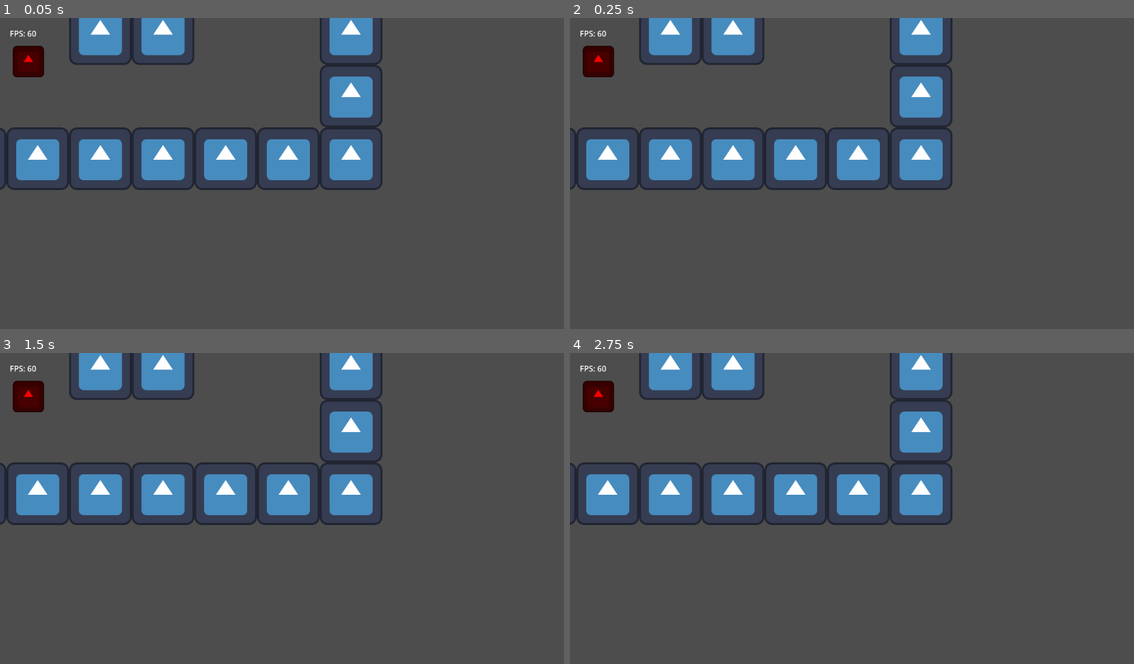
Above: before the commit, frames 1-4 (two rows, left to right).
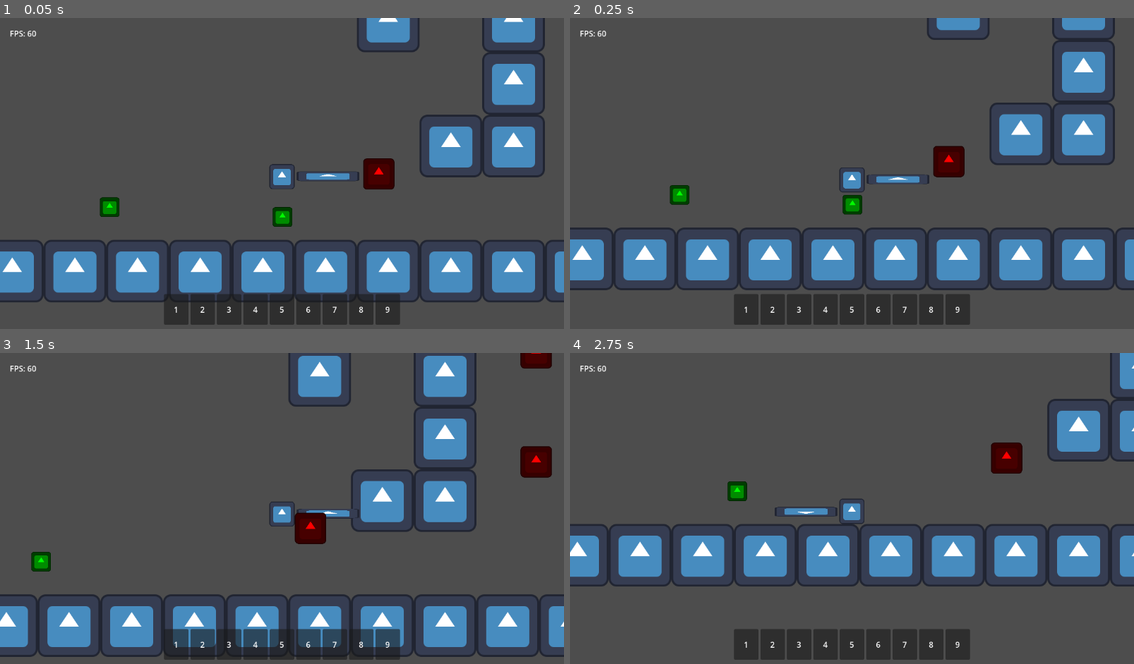
Above: after the commit, the same moments.

Repository: TheHumanMRP/RPG-Life-Tracker
Game: Godot game, scene res://Folders/Systems/Main/Scenes/main_scene.tscn
Two runs of this game, one before a commit and one after it. Both use one fixed random seed, a clock stepped at 60 frames per second and the inputs below. The engine's default icon, where the game draws it, is replaced by a stand-in: a white triangle on a blue panel in a dark square.
Inputs (mouse positions are in pixels of both pictures, inside the frame that each line leads up to):
- Up to frame 1 (0.05 s): no input
- Up to frame 2 (0.25 s): no input
- Up to frame 3 (1.5 s): move the mouse to (406, 496) at 0.52 s; hold D (move_right) 0.53-1.25 s; tap T (add_test_sword) at 0.6 s; click (406, 496) at 0.67 s; tap Space (jump) at 0.77 s; drag from (169, 527) to (253, 573) at 1.27 s
- Up to frame 4 (2.75 s): move the mouse to (908, 443) at 2.02 s; hold A (move_left) from 2.03 s (still down); tap T (add_test_sword) at 2.1 s; click (908, 443) at 2.17 s

The runs differ from the first frame. In frame 1, 34% of the frame differs, in the area x 0-100%, y 0-99%; in frame 2, 34%; in frame 3, 33%; in frame 4, 31%.
Error before the commit: Parse Error: Cannot find member "Mouse_mo" in base "Input". (res://Folders/Systems/Globals/global.gd:45)
Error after the commit: Invalid access to property or key 'inventory_component' on a base object of type 'Resource (SaveData)'. (res://Folders/Systems/Globals/global.gd:42)

Commit message:
Auto commit at 2026-08-09 16:36:20

Diff:
--- a/Folders/Systems/Globals/global.gd
+++ b/Folders/Systems/Globals/global.gd
@@ -42,7 +42,7 @@
 		save_data.inventory_component.add_test_sword()
 
 	if current_game_state == GAME_STATES.Playing:
-		Input.mouse_mode = Input.Mouse_mo
+		Input.mouse_mode = Input.MOUSE_MODE_HIDDEN
 	elif current_game_state == GAME_STATES.Menu:
 		Input.mouse_mode = Input.MOUSE_MODE_VISIBLE
 
